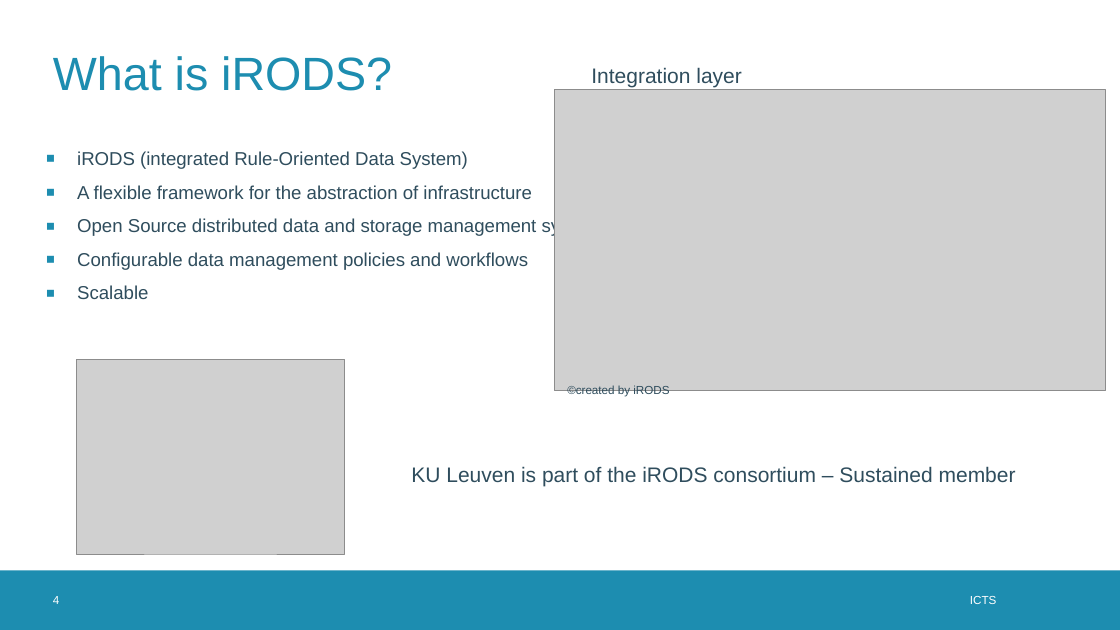
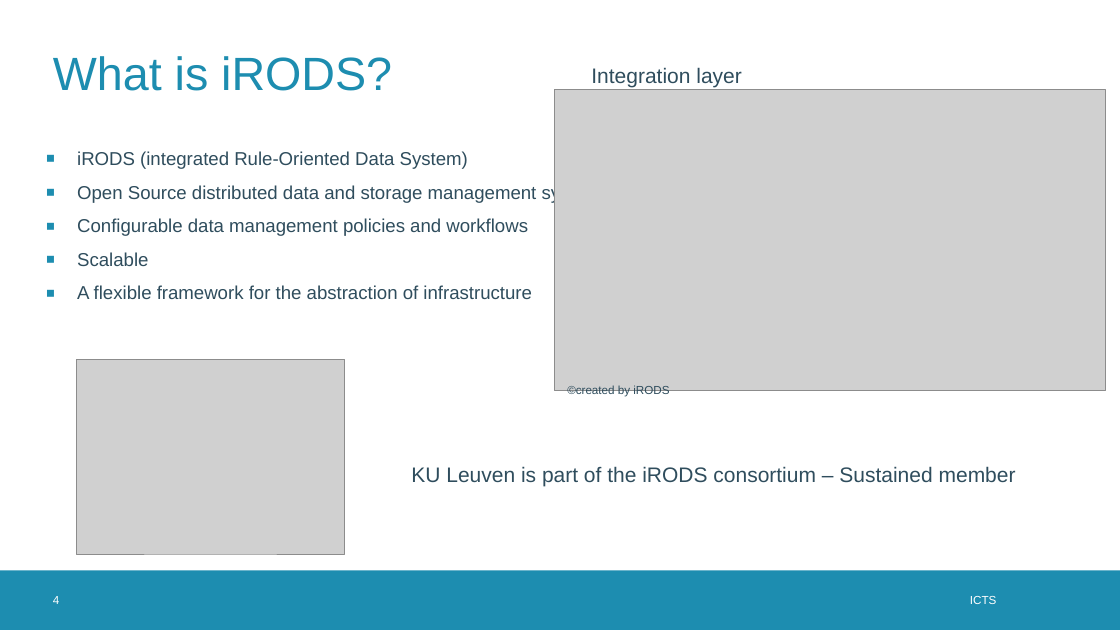
Before and after one commit to hpcleuven/iRODS-local-admin-training, a slide deck: slide 4 of 01_Introduction_to_iRODS.pptx. Drawn at 1120x630 pixels with LibreOffice and Linux fonts; fonts in the diff are those of the drawing; grey boxes stand for pictures; background and template pictures are left out. Boxes give left, top, right and bottom in pixels: in the first picture for what was removed or moved away, otherwise in the second. Text is boxed around its words. In the diff, an @@ line names an element or a change of style, - is before the commit and + after.

Commit message:
Fix typos

```diff
--- a/01_Introduction_to_iRODS.pptx
+++ b/01_Introduction_to_iRODS.pptx
@@ text at bbox=[77, 185, 532, 199]: paragraph removed @@
-▪ A flexible framework for the abstraction of infrastructure
@@ text at bbox=[77, 285, 532, 299]: paragraph added @@
+▪ A flexible framework for the abstraction of infrastructure
```
Also in this commit, not shown: 3 other slides changed.
